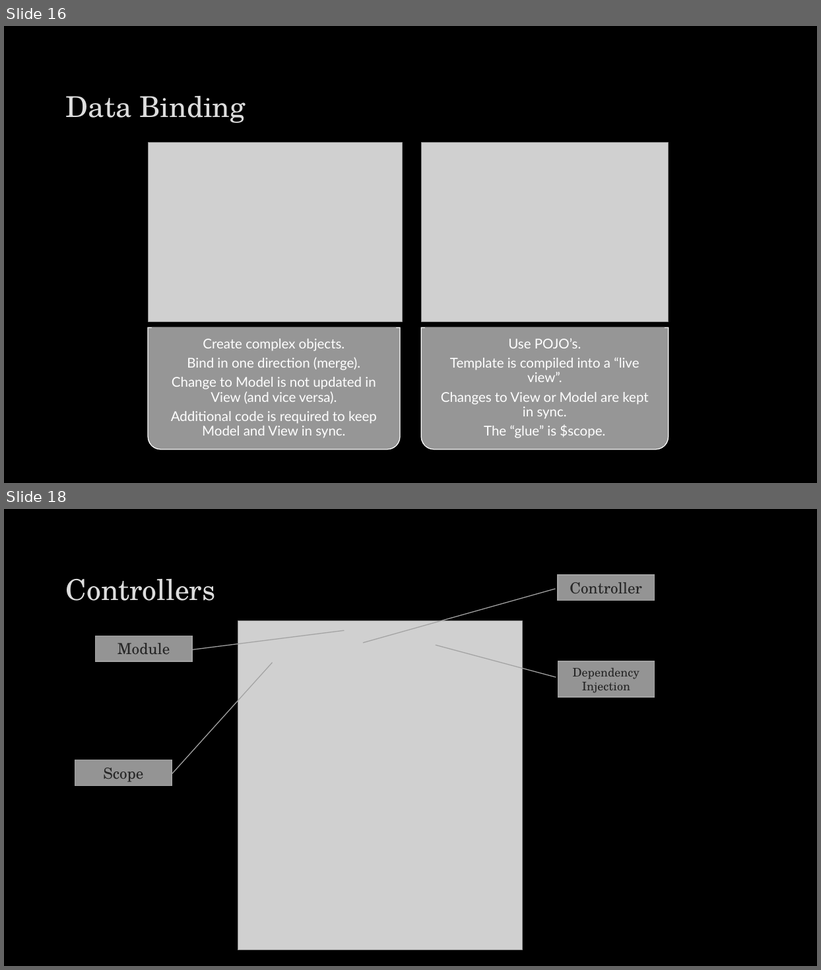
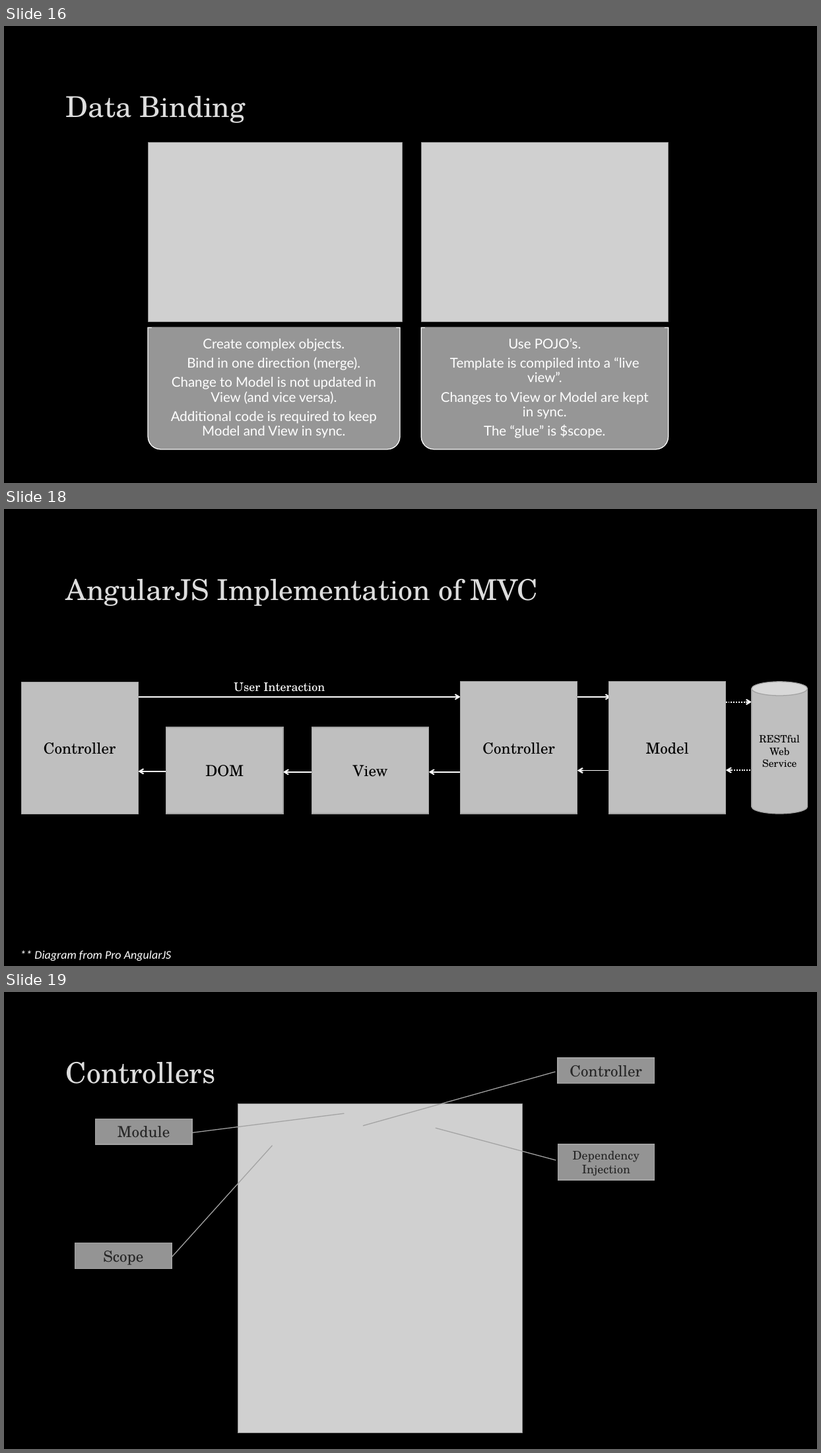
Before and after one commit to spietrek/SharePointCincy2015, a slide deck: Building SPAs in SharePoint Using AngularJS.pptx. Shown one above the other, each under a label of ours: slides 16 and 18 before the commit, slides 16, 18 and 19 after it; the slides between them are not shown. The pictures are 821x970 and 821x1453 pixels, drawn with LibreOffice and Linux fonts; fonts in the diff are those of the drawing; grey boxes stand for pictures; background and template pictures are left out. Boxes give left, top, right and bottom in pixels: in the first picture for what was removed or moved away, otherwise in the second. Text is boxed around its words. In the diff, an @@ line names an element or a change of style, - is before the commit and + after.

```diff
--- a/Building SPAs in SharePoint Using AngularJS.pptx
+++ b/Building SPAs in SharePoint Using AngularJS.pptx
@@ slide 18 added at <box>4,509,817,966</box>, background #000000 @@
@@ title added at <box>66,579,538,606</box>, 34 pt, text #DDDDDD @@
+AngularJS Implementation of MVC
@@ rectangle added at <box>21,682,138,815</box>, fill #BFBFBF, outline #A3A3A3 1 pt, 18 pt, text #000000 @@
+Controller
@@ text added at <box>234,683,325,692</box>, 14 pt, text #FFFFFF @@
+User Interaction
@@ rectangle added at <box>461,682,578,814</box>, fill #BFBFBF, outline #A3A3A3 1 pt, 18 pt, text #000000 @@
+Controller
@@ rectangle added at <box>609,682,726,814</box>, fill #BFBFBF, outline #A3A3A3 1 pt, 18 pt, text #000000 @@
+Model
@@ cylinder added at <box>752,682,808,814</box>, fill #BFBFBF, outline #A3A3A3 1 pt, 12 pt, text #000000 @@
+RESTful Web Service
@@ arrow added from (138, 697) to (461, 697), #FFFFFF 1.5 pt @@
@@ arrow added from (578, 697) to (611, 697), #FFFFFF 1.5 pt @@
@@ arrow added from (718, 702) to (752, 702), #FFFFFF 1.5 pt dashed @@
@@ rectangle added at <box>166,727,283,814</box>, fill #BFBFBF, outline #A3A3A3 1 pt, 18 pt, text #000000 @@
+DOM
@@ rectangle added at <box>312,727,429,814</box>, fill #BFBFBF, outline #A3A3A3 1 pt, 18 pt, text #000000 @@
+View
@@ arrow added from (172, 772) to (138, 772), #FFFFFF 1.5 pt @@
@@ arrow added from (317, 772) to (283, 772), #FFFFFF 1.5 pt @@
@@ arrow added from (463, 772) to (429, 772), #FFFFFF 1.5 pt @@
@@ arrow added from (611, 770) to (578, 770), #FFFFFF 1.5 pt @@
@@ arrow added from (760, 770) to (726, 770), #FFFFFF 1.5 pt dashed @@
@@ text added at <box>34,951,172,961</box>, 14 pt, text #FFFFFF, italic @@
+** Diagram from Pro AngularJS
@@ what was slide 18 is now slide 19 @@
```
Also in this commit, not shown: 9 slides changed, 1 other slide added, 1 slide removed.
